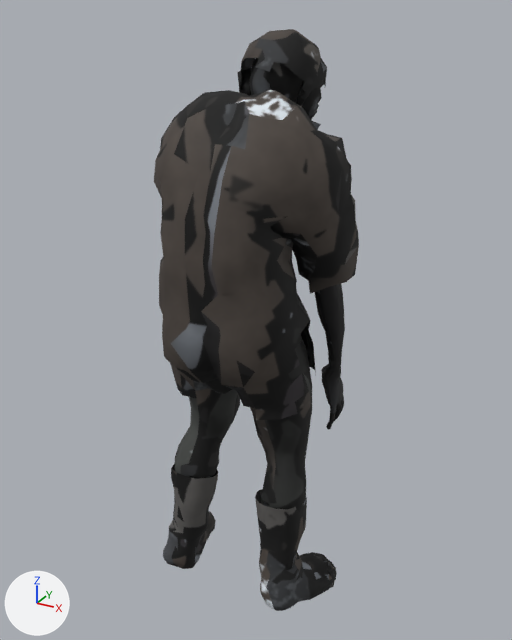
Two versions of the glTF model assets/models/kedr/yrka.glb, one commit apart.
The view is the same before and after, from a 50 mm camera at (0.9, -1.485, 1.649) aimed at (-0.005, 0.161, 0.826). The lights are fixed; the arrows at lower left show +X, +Y and +Z. The older version comes first. Vertices at exactly the same position are counted once.

Script lines for the objects in view, before the commit:
```python
me_female_v006lowresuv_001 = bpy.data.meshes.new('female_v006lowresUV.001')
me_female_v006lowresuv_001.from_pydata(...)  # 5623 vertices, 10819 faces; spans x -0.3..0.3, y -0.14..0.43, z -0.03..1.6
me_female_v006lowresuv_001.materials.append(mat_yrka_baked)  # picture img_yrka
ob_yrka = bpy.data.objects.new('yrka', me_female_v006lowresuv_001)
ob_yrka.location = (0.0, 0.0, 0.0)
```
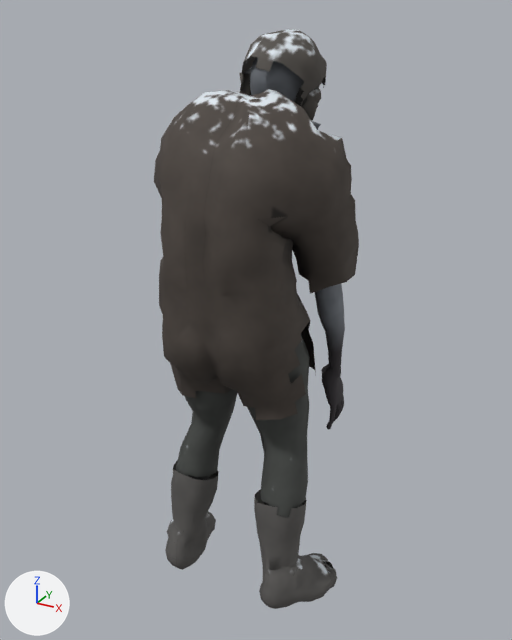
Changed parts and their boxes [x1, y1, x2, y2] in the pictures (512 x 640 px; the box of a moved part takes in the faces that stretch with it):
'yrka', reshaped
    before: [154, 29, 359, 611]
    after: [154, 29, 359, 609]
part 1 of me_female_v006lowresuv_001, moved or reshaped
    before: [163, 337, 336, 611]
    after: [165, 334, 337, 609]
part 2 of me_female_v006lowresuv_001, moved or reshaped
    before: [237, 29, 327, 119]
    after: [239, 29, 327, 121]
part 3 of me_female_v006lowresuv_001, surface changed (lighter)
    both: [156, 50, 359, 603]

The change, as a diff of the scene's bpy script:
```diff
--- a/assets/models/kedr/yrka.glb.py
+++ b/assets/models/kedr/yrka.glb.py
@@ me_female_v006lowresuv_001 @@
 # used by ob_yrka; location = (0.0, 0.0, 0.0)
-me_female_v006lowresuv_001.from_pydata(...)  # 5623 vertices, 10819 faces; spans x -0.3..0.3, y -0.14..0.43, z -0.03..1.6
+me_female_v006lowresuv_001.from_pydata(...)  # 5623 vertices, 10820 faces; spans x -0.3..0.3, y -0.14..0.42, z -0.03..1.6
+# me_female_v006lowresuv_001 part 1: 171 vertices moved from x -0.3..0.29, y -0.09..0.18, z -0.03..1.0 to x -0.3..0.3, y -0.09..0.19, z -0.02..1.0; 676 vertices removed from x -0.3..0.3, y -0.1..0.21, z -0.03..1.0; 676 vertices added at x -0.3..0.3, y -0.1..0.2, z -0.03..1.0
+# me_female_v006lowresuv_001 part 2: 36 vertices moved from x -0.11..0.11, y 0.24..0.43, z 1.37..1.6 to x -0.11..0.1, y 0.22..0.42, z 1.37..1.59; 169 vertices removed from x -0.12..0.12, y 0.18..0.43, z 1.35..1.6; 169 vertices added at x -0.12..0.12, y 0.18..0.42, z 1.35..1.6
+# me_female_v006lowresuv_001 part 3: 8057 kept faces spanning x -0.3..0.29, y -0.14..0.42, z -0.02..1.56 get new texture (UV) coordinates
 me_female_v006lowresuv_001.materials.append(mat_yrka_baked)
```
